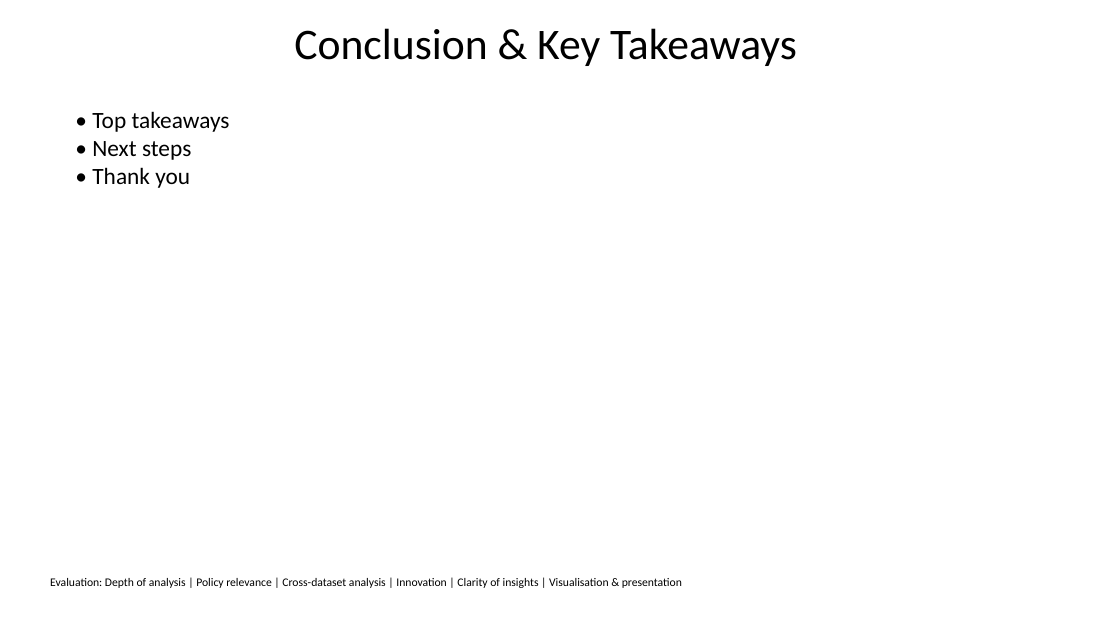
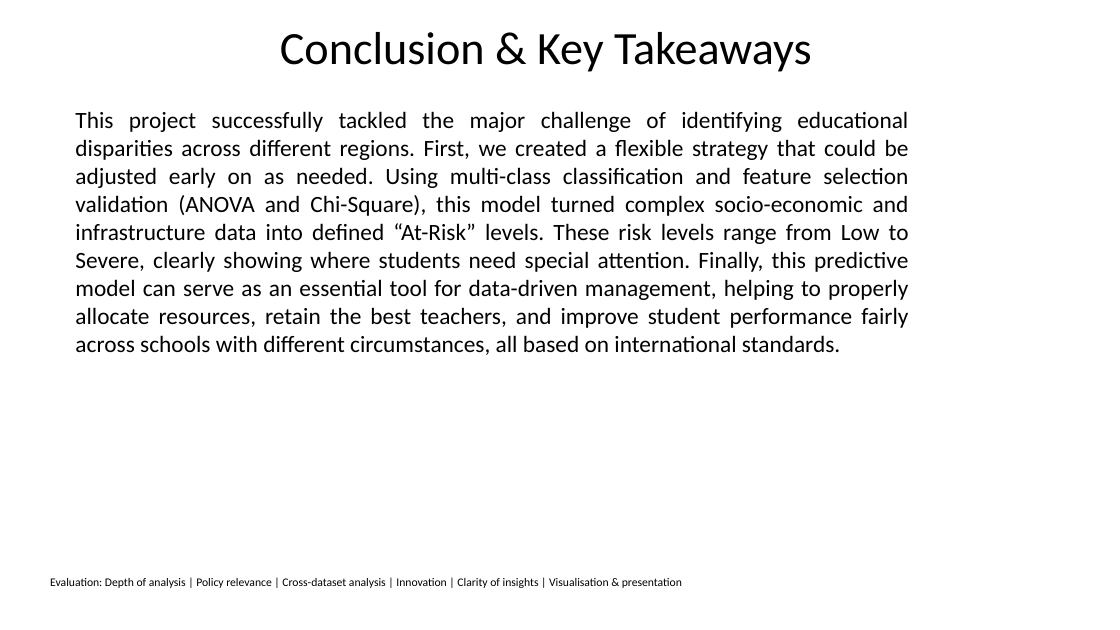
Before and after one commit to AvinandanPatel/infinity, a slide deck: slide 11 of slides.pptx. Drawn at 1120x630 pixels with LibreOffice and Linux fonts; fonts in the diff are those of the drawing. Boxes give left, top, right and bottom in pixels: in the first picture for what was removed or moved away, otherwise in the second. Text is boxed around its words. In the diff, an @@ line names an element or a change of style, - is before the commit and + after.

```diff
--- a/slides.pptx
+++ b/slides.pptx
@@ title "Conclusion & Key Takeaways" at (x1=280, y1=32, x2=812, y2=72): size 37.4 to 39.6 pt; line spacing 0.8 to 1 @@
@@ text at (x1=75, y1=111, x2=909, y2=355): text changed @@
-• Top takeaways
-• Next steps
-• Thank you
+This project successfully tackled the major challenge of identifying educational disparities across different regions. First, we created a flexible strategy that could be adjusted early on as needed. Using multi-class classification and feature selection validation (ANOVA and Chi-Square), this model turned complex socio-economic and infrastructure data into defined “At-Risk” levels. These risk levels range from Low to Severe, clearly showing where students need special attention. Finally, this predictive model can serve as an essential tool for data-driven management, helping to properly allocate resources, retain the best teachers, and improve student performance fairly across schools with different circumstances, all based on international standards.
```
Also in this commit, not shown: 5 other slides changed, 5 slides added, 5 slides removed, 6 other files.
